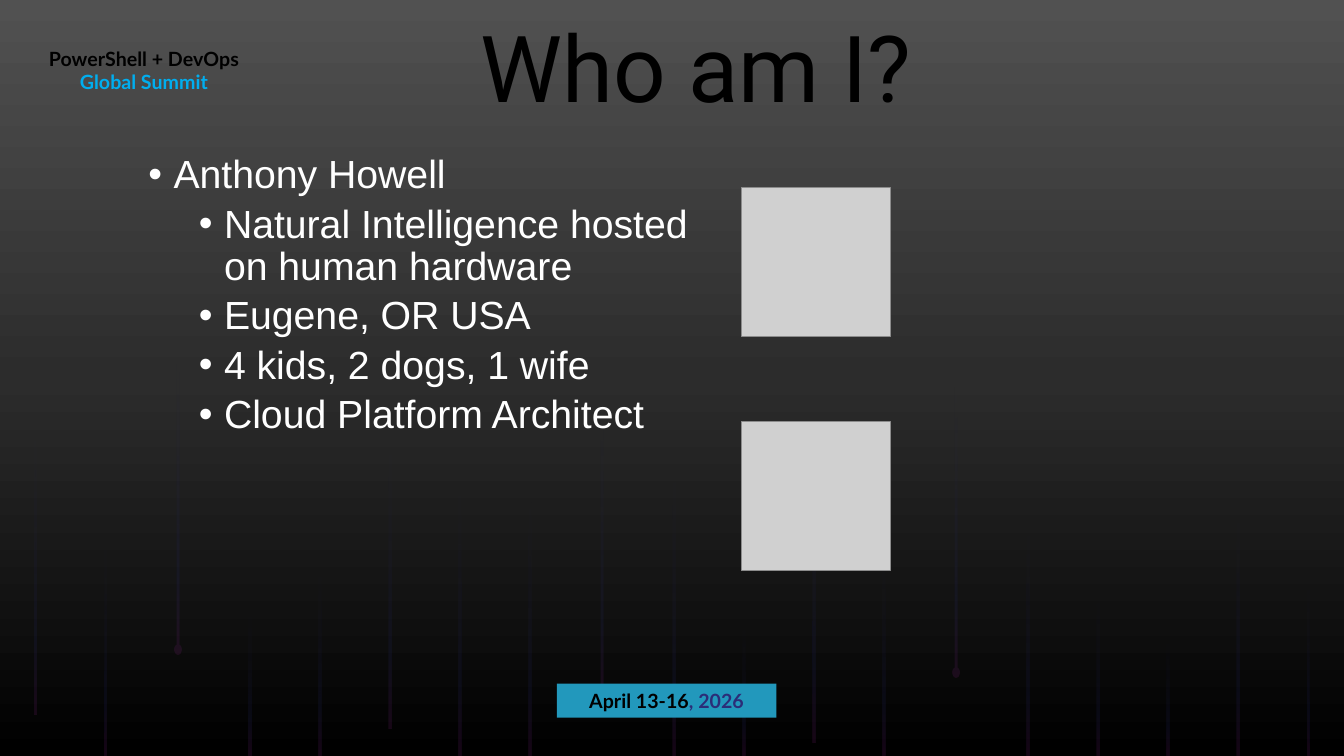
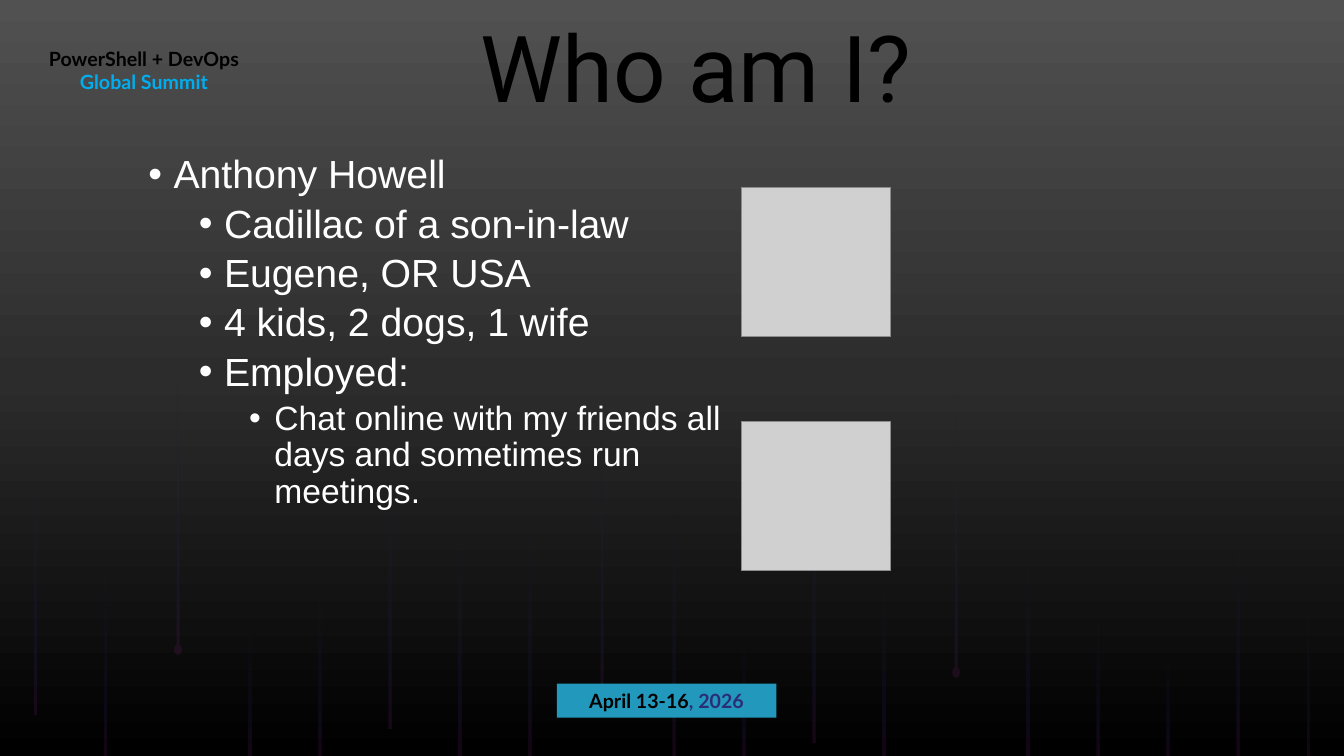
Before and after one commit to ThePoShWolf/Sessions, a slide deck: slide 4 of 2026-04-14 - PSCustomObject[] vs Hashtables/PowerShell Summit 2026 - PSCustomObjects vs Hashtables.pptx. Drawn at 1344x756 pixels with LibreOffice and Linux fonts; fonts in the diff are those of the drawing; grey boxes stand for pictures; background and template pictures are left out. Boxes give left, top, right and bottom in pixels: in the first picture for what was removed or moved away, otherwise in the second. Text is boxed around its words. In the diff, an @@ line names an element or a change of style, - is before the commit and + after.

```diff
--- a/2026-04-14 - PSCustomObject[] vs Hashtables/PowerShell Summit 2026 - PSCustomObjects vs Hashtables.pptx
+++ b/2026-04-14 - PSCustomObject[] vs Hashtables/PowerShell Summit 2026 - PSCustomObjects vs Hashtables.pptx
@@ text at <box>224,209,628,239</box>: text changed @@
-  • Natural Intelligence hosted on human hardware
+  • Cadillac of a son-in-law
@@ text at <box>224,357,721,510</box>: text changed; size 28 to 24 pt @@
-  • Cloud Platform Architect
+  • Employed:
+    • Chat online with my friends all days and sometimes run meetings.
```
Also in this commit, not shown: 7 other files.
